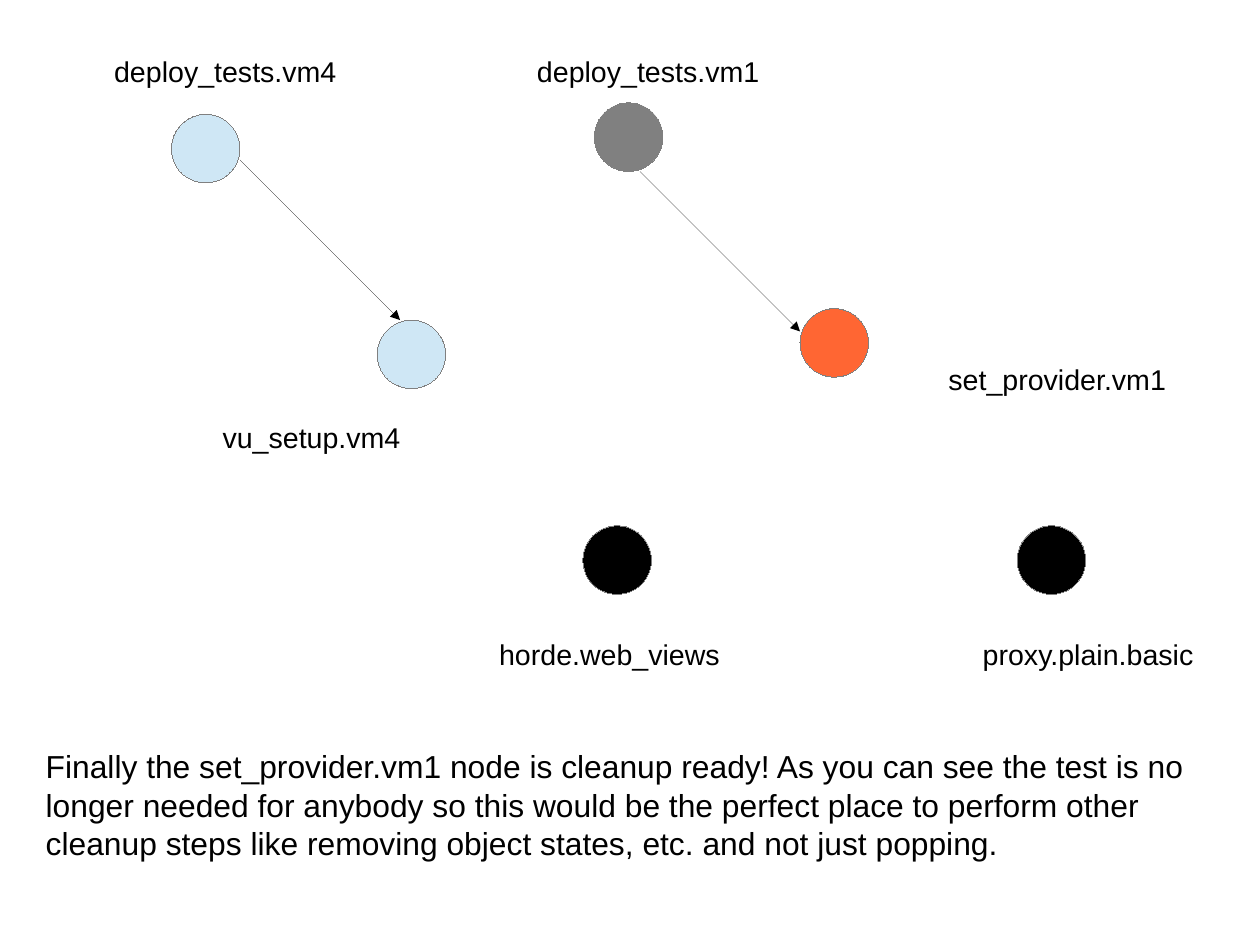
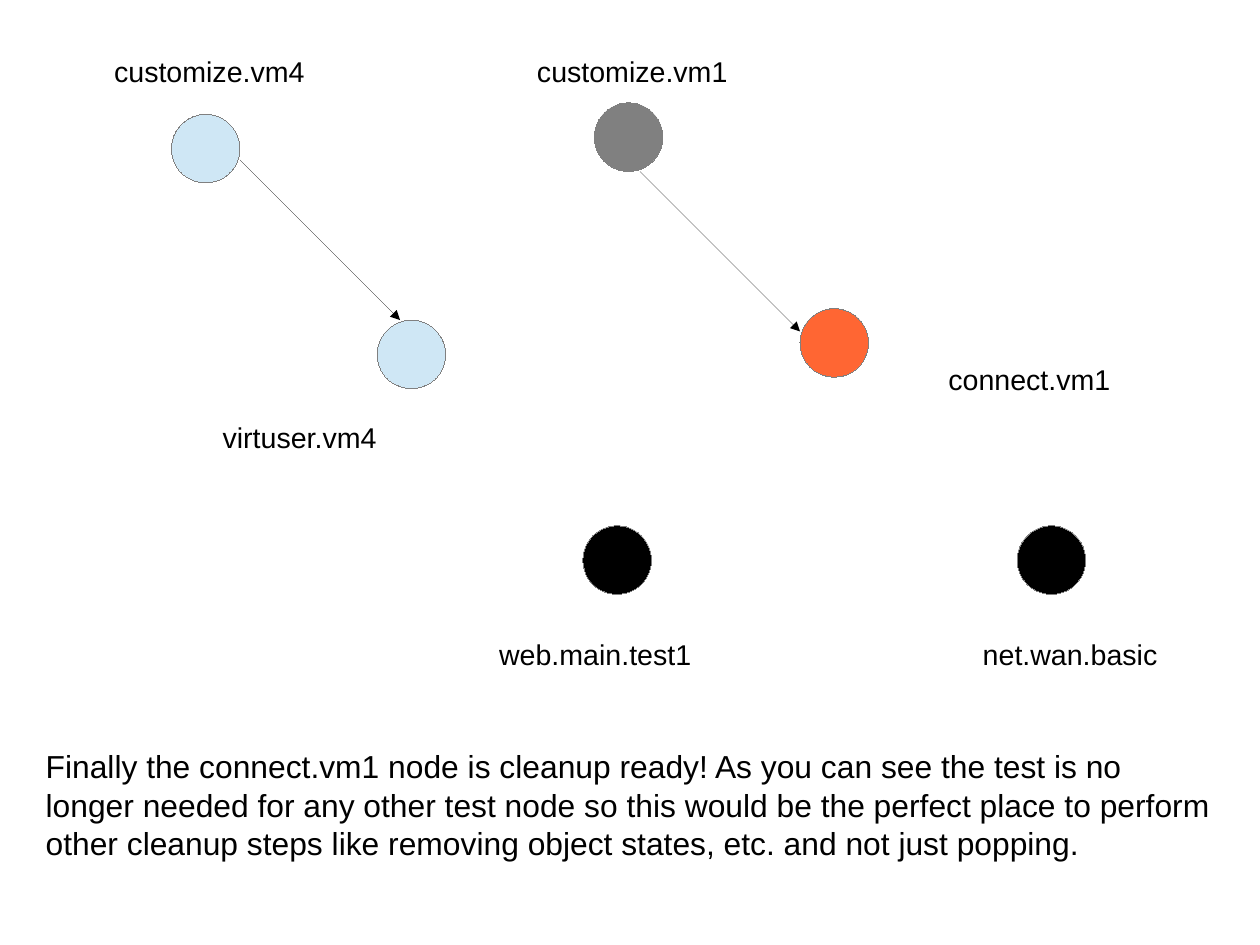
Before and after one commit to intra2net/avocado-i2n, a slide deck: slide 28 of doc/test_traversal_algorithm.odp. Drawn at 1260x945 pixels with LibreOffice and Linux fonts; fonts in the diff are those of the drawing. Boxes give left, top, right and bottom in pixels: in the first picture for what was removed or moved away, otherwise in the second. Text is boxed around its words. In the diff, an @@ line names an element or a change of style, - is before the commit and + after.

Commit message:
Update the graph traversal presentation with newer state names
We still have to extend the presentation with the diverging paths
parallel traversal strategy.

```diff
--- a/doc/test_traversal_algorithm.odp
+++ b/doc/test_traversal_algorithm.odp
@@ text at (x1=114, y1=61, x2=304, y2=83): text changed @@
-deploy_tests.vm4
+customize.vm4
@@ text at (x1=537, y1=61, x2=727, y2=83): text changed @@
-deploy_tests.vm1
+customize.vm1
@@ text at (x1=948, y1=370, x2=1110, y2=391): text changed @@
-set_provider.vm1
+connect.vm1
@@ text at (x1=223, y1=427, x2=377, y2=449): text changed @@
-vu_setup.vm4
+virtuser.vm4
@@ text at (x1=499, y1=644, x2=691, y2=666): text changed @@
-horde.web_views
+web.main.test1
@@ text at (x1=983, y1=644, x2=1158, y2=666): text changed @@
-proxy.plain.basic
+net.wan.basic
@@ text at (x1=46, y1=755, x2=1209, y2=860): text changed @@
-Finally the set_provider.vm1 node is cleanup ready! As you can see the test is no longer needed for anybody so this would be the perfect place to perform other cleanup steps like removing object states, etc. and not just popping.
+Finally the connect.vm1 node is cleanup ready! As you can see the test is no longer needed for any other test node so this would be the perfect place to perform other cleanup steps like removing object states, etc. and not just popping.
```
Also in this commit, not shown: 30 other slides changed, 1 other file.
